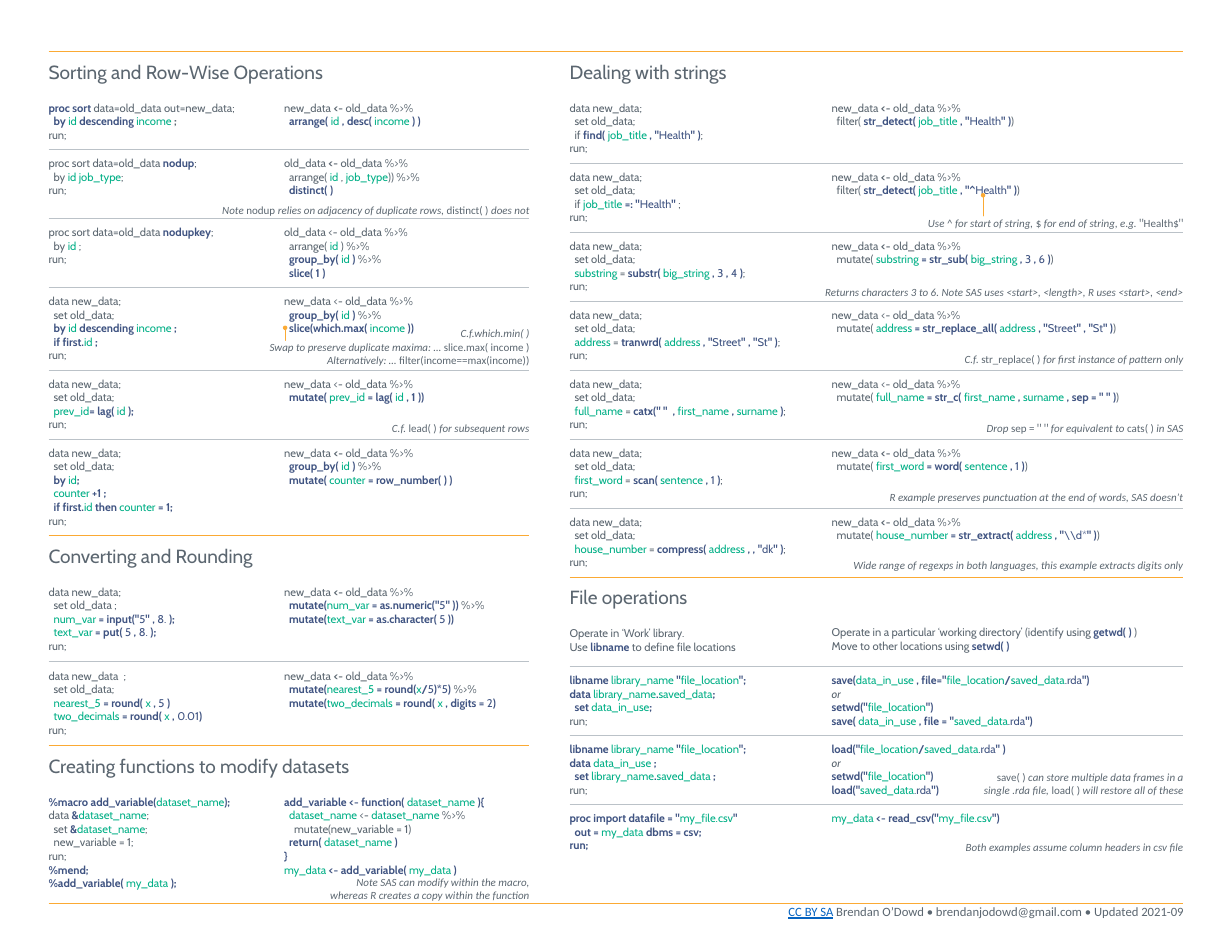
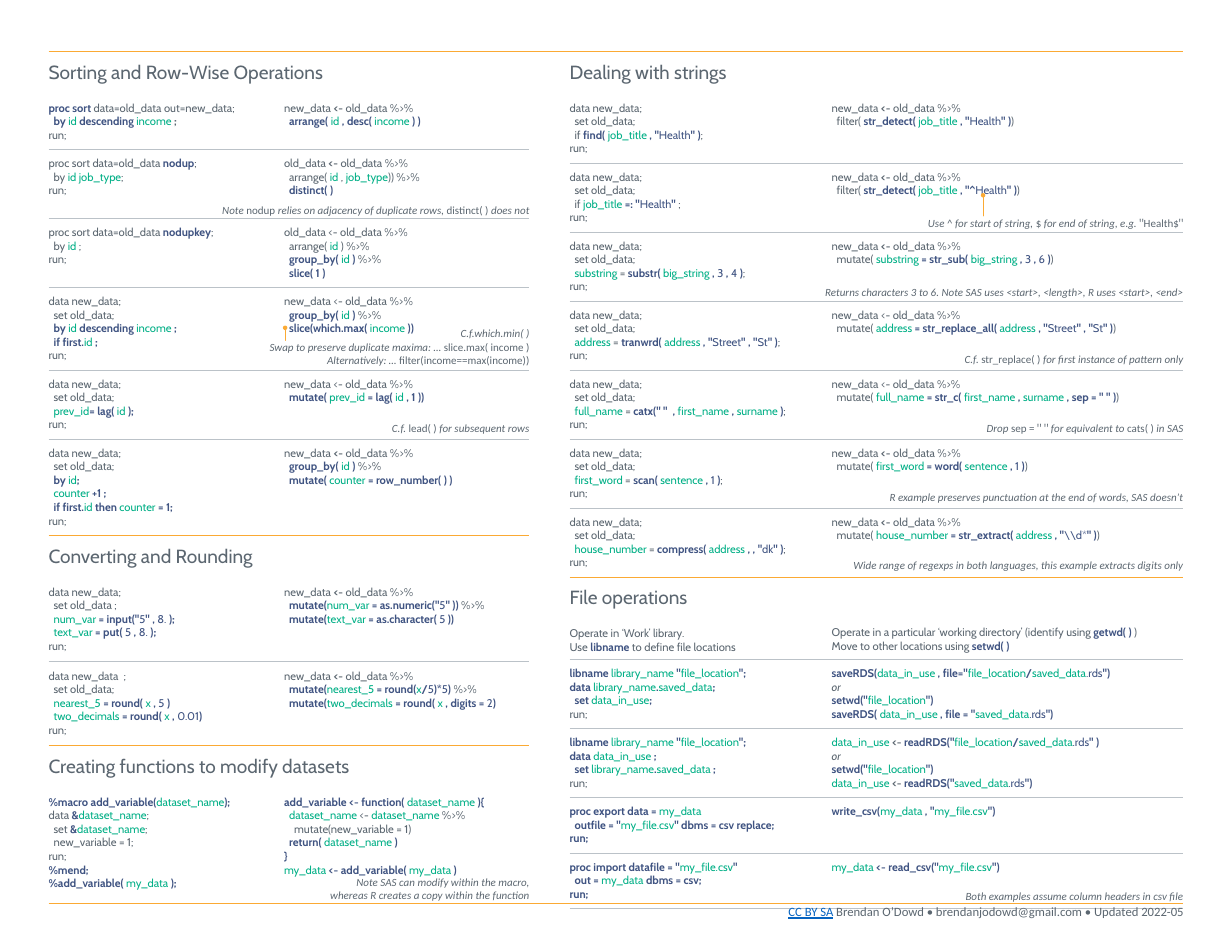
Before and after one commit to rstudio/cheatsheets, a slide deck: slide 2 of powerpoints/sas-r.pptx. Drawn at 1232x952 pixels with LibreOffice and Linux fonts; fonts in the diff are those of the drawing. Boxes give left, top, right and bottom in pixels: in the first picture for what was removed or moved away, otherwise in the second. Text is boxed around its words. In the diff, an @@ line names an element or a change of style, - is before the commit and + after.

Commit message:
Read/write edits
Adding write_csv and changing save( ) and load( ) to saveRDS( ) and readRDS( )

```diff
--- a/powerpoints/sas-r.pptx
+++ b/powerpoints/sas-r.pptx
@@ table at box(569, 52, 1183, 903) @@
-row 11: libname library_name "file_location"; / data library_name.saved_data; / set data_in_use; / run; | save(data_in_use , file="file_location/saved_data.rda") / or / setwd("file_location") / save( data_in_use , file = "saved_data.rda")
-row 12: libname library_name "file_location"; / data data_in_use ; / set library_name.saved_data ; / run; | load("file_location/saved_data.rda" ) / or / setwd("file_location") / load("saved_data.rda")
+row 11: libname library_name "file_location"; / data library_name.saved_data; / set data_in_use; / run; | saveRDS(data_in_use , file="file_location/saved_data.rds") / or / setwd("file_location") / saveRDS( data_in_use , file = "saved_data.rds")
+row 12: libname library_name "file_location"; / data data_in_use ; / set library_name.saved_data ; / run; | data_in_use <- readRDS("file_location/saved_data.rds" ) / or / setwd("file_location") / data_in_use <- readRDS("saved_data.rds")
+row 13: proc export data = my_data / outfile = "my_file.csv" dbms = csv replace; / run; | write_csv(my_data , "my_file.csv")
@@ text removed at box(984, 773, 1184, 796) @@
-save( ) can store multiple data frames in a
-single .rda file, load( ) will restore all of these
@@ text "Both examples assume column headers ...": place and size @@
-text "Both examples assume column headers ..." at box(966, 843, 1184, 853)
+text "Both examples assume column headers ..." at box(966, 892, 1183, 902)
@@ text at box(788, 907, 1183, 919): text changed @@
-CC BY SA Brendan O’Dowd • brendanjodowd@gmail.com • Updated 2021-09
+CC BY SA Brendan O’Dowd • brendanjodowd@gmail.com • Updated 2022-05
```
Also in this commit, not shown: 1 other slide changed.
